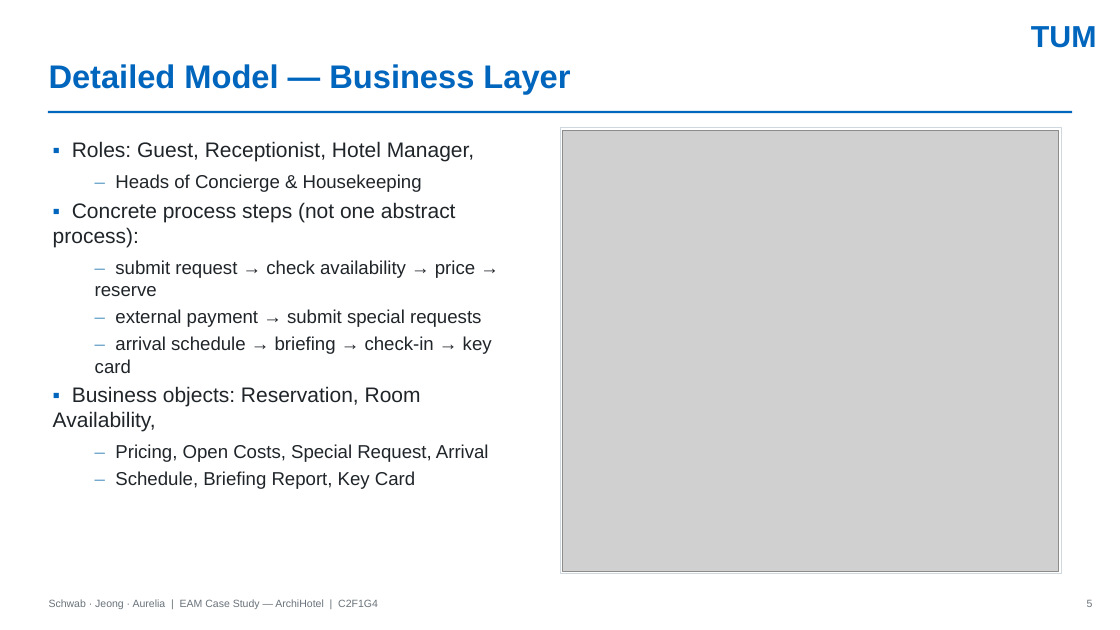
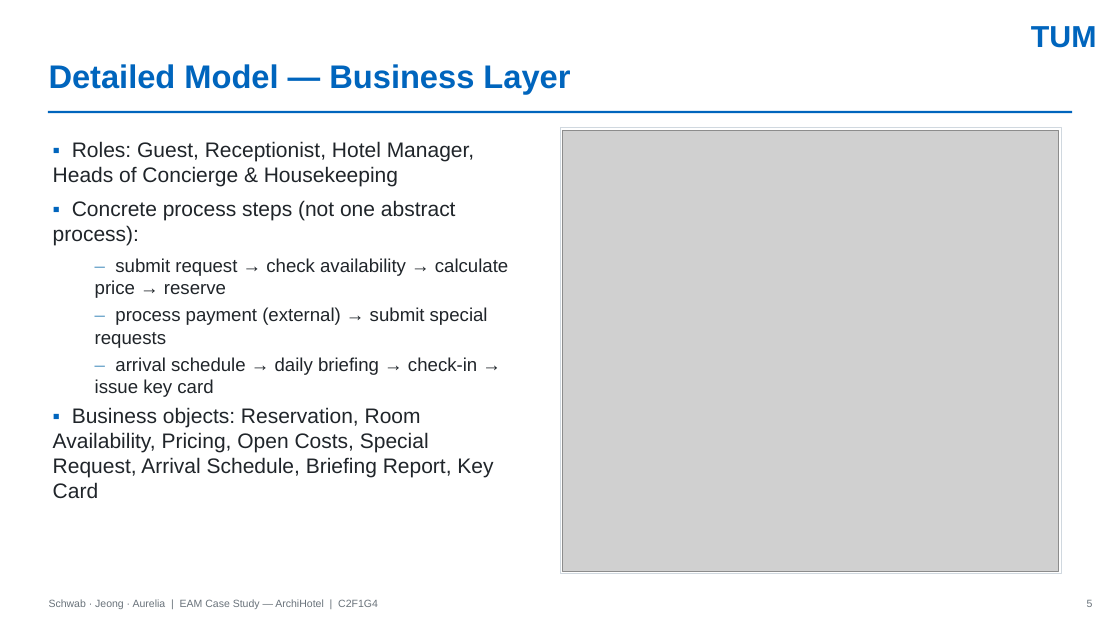
Before and after one commit to KatrinSchw/enterprise-architecture-model, a slide deck: slide 5 of slides/C2F1G4.pptx. Drawn at 1120x630 pixels with LibreOffice and Linux fonts; fonts in the diff are those of the drawing; grey boxes stand for pictures. Boxes give left, top, right and bottom in pixels: in the first picture for what was removed or moved away, otherwise in the second. Text is boxed around its words. In the diff, an @@ line names an element or a change of style, - is before the commit and + after.

```diff
--- a/slides/C2F1G4.pptx
+++ b/slides/C2F1G4.pptx
@@ text at bbox=[53, 141, 475, 187]: text changed @@
-▪ Roles: Guest, Receptionist, Hotel Manager,
-  – Heads of Concierge & Housekeeping
+▪ Roles: Guest, Receptionist, Hotel Manager, Heads of Concierge & Housekeeping
@@ text at bbox=[53, 258, 508, 499]: text changed @@
-  – submit request → check availability → price → reserve
-  – external payment → submit special requests
-  – arrival schedule → briefing → check-in → key card
-▪ Business objects: Reservation, Room Availability,
-  – Pricing, Open Costs, Special Request, Arrival
-  – Schedule, Briefing Report, Key Card
+  – submit request → check availability → calculate price → reserve
+  – process payment (external) → submit special requests
+  – arrival schedule → daily briefing → check-in → issue key card
+▪ Business objects: Reservation, Room Availability, Pricing, Open Costs, Special Request, Arrival Schedule, Briefing Report, Key Card
```
Also in this commit, not shown: 1 other slide changed, 1 other file.
